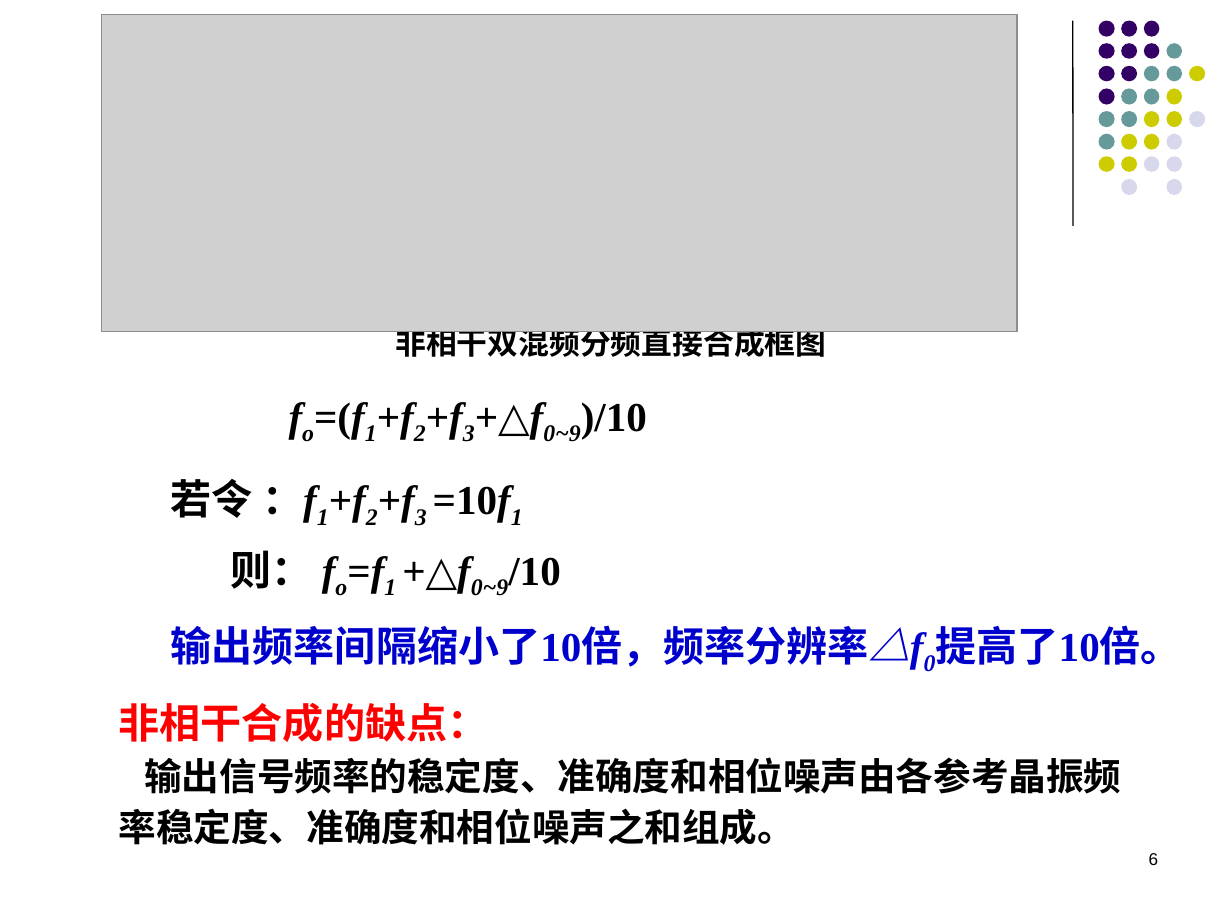
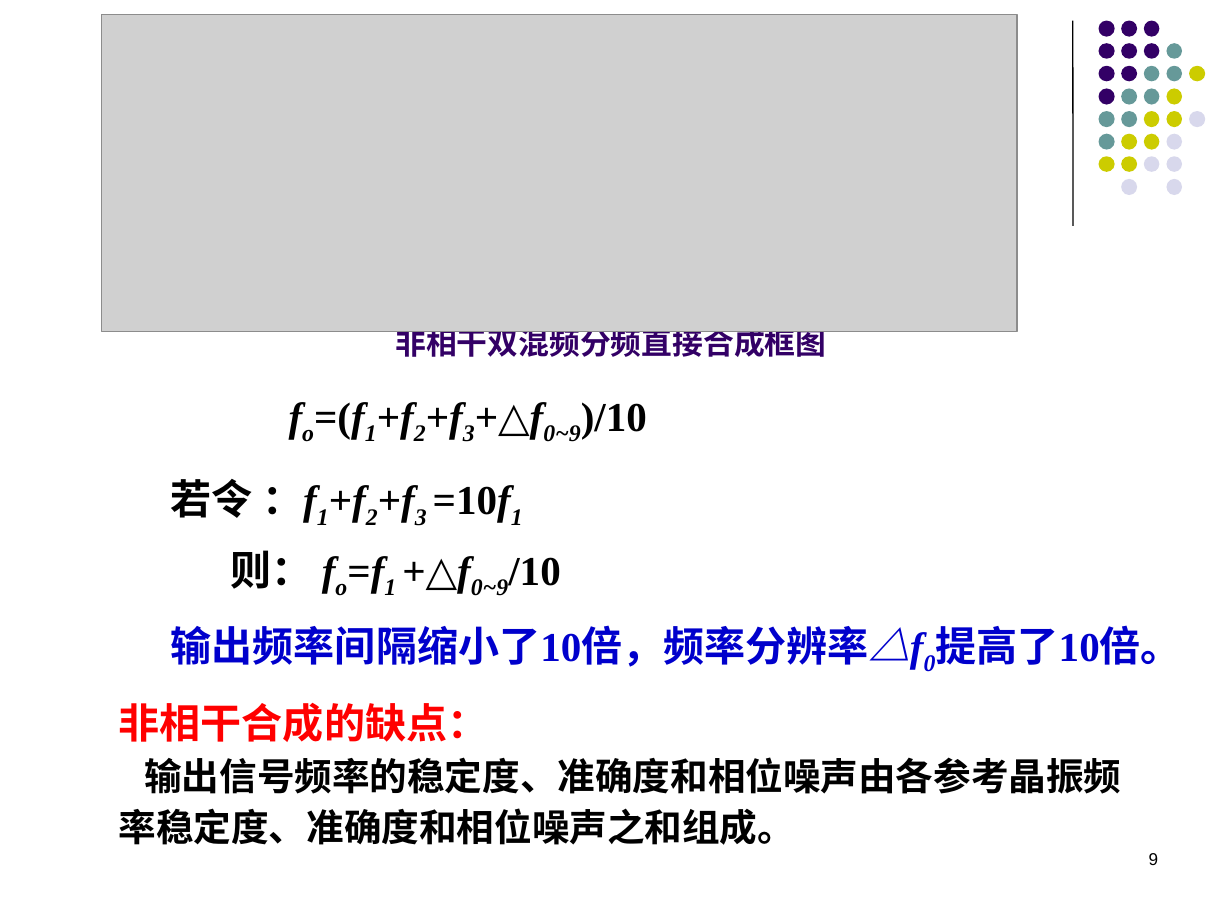
Before and after one commit to lyMeiSEU/ly_schoolhelper, a slide deck: slide 9 of 通信电子/第七章 频率合成器.pptx (slide 6 before the commit). Drawn at 1232x924 pixels with LibreOffice and Linux fonts; fonts in the diff are those of the drawing; grey boxes stand for pictures; background and template pictures are left out. Boxes give left, top, right and bottom in pixels: in the first picture for what was removed or moved away, otherwise in the second. Text is boxed around its words. In the diff, an @@ line names an element or a change of style, - is before the commit and + after.

```diff
--- a/通信电子/第七章 频率合成器.pptx
+++ b/通信电子/第七章 频率合成器.pptx
@@ text "非相干双混频分频直接合成框图" at [395, 331, 826, 363]: text colour #000000 to #330066 @@
@@ page number at [1149, 853, 1159, 865]: text changed @@
-6
+9
```
Also in this commit, not shown: 12 other slides changed, 3 slides added, 39 other files.
